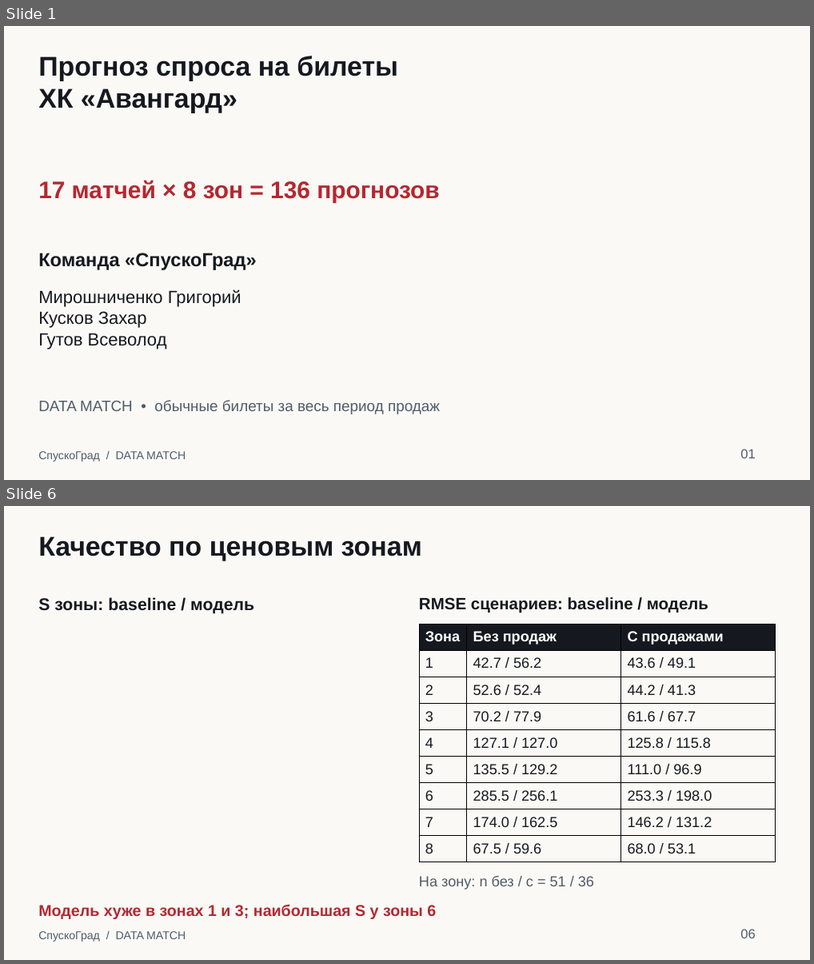
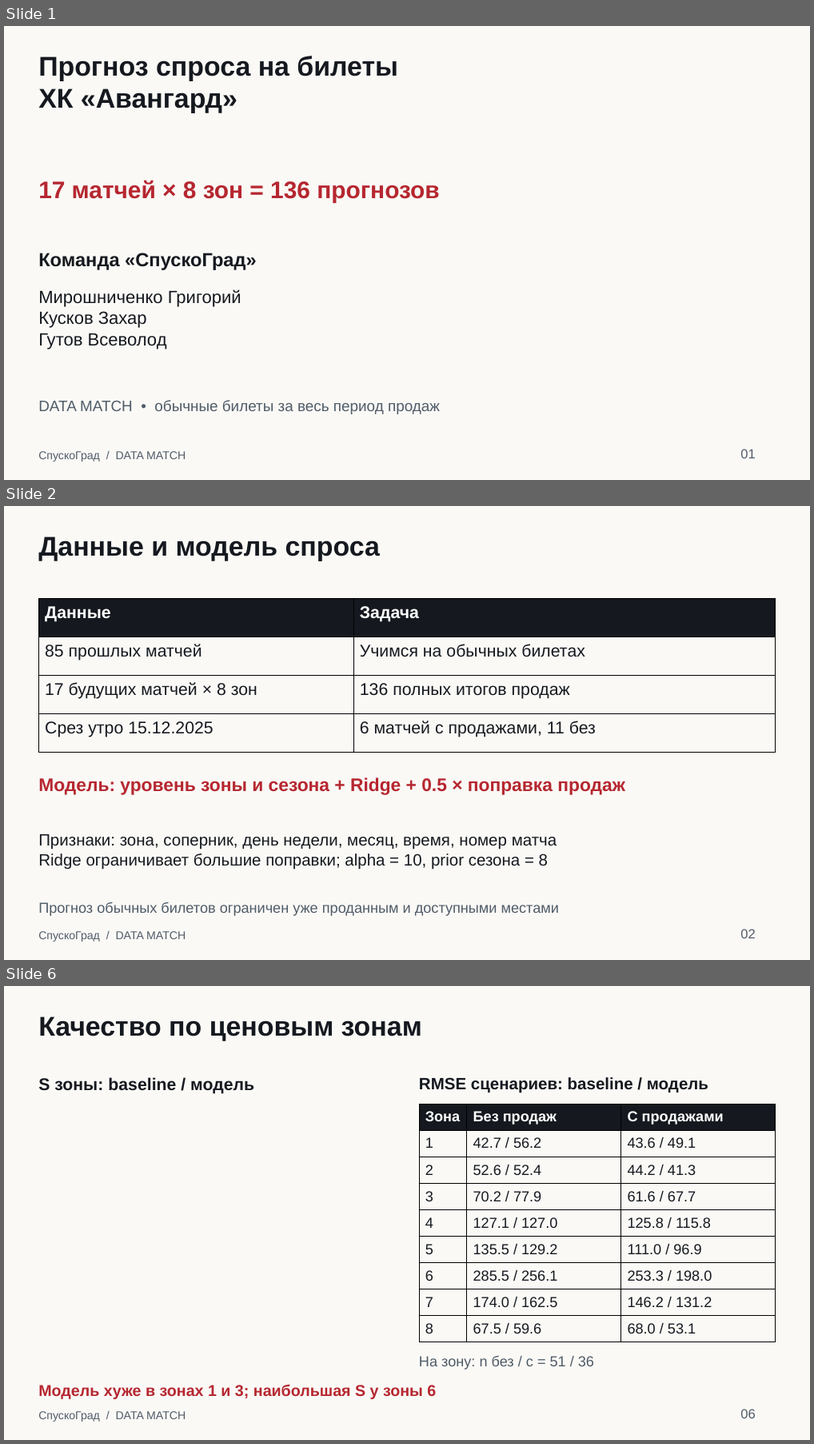
Before and after one commit to Mirr218/DATA-MATCH, a slide deck: outputs/submission/DATA_MATCH_SpuskoGrad.pptx. Shown one above the other, each under a label of ours: slides 1 and 6 before the commit, slides 1, 2 and 6 after it; the slides between them are not shown. The pictures are 814x964 and 814x1444 pixels, drawn with LibreOffice and Linux fonts; fonts in the diff are those of the drawing. Boxes give left, top, right and bottom in pixels: in the first picture for what was removed or moved away, otherwise in the second. Text is boxed around its words. In the diff, an @@ line names an element or a change of style, - is before the commit and + after.

```diff
--- a/outputs/submission/DATA_MATCH_SpuskoGrad.pptx
+++ b/outputs/submission/DATA_MATCH_SpuskoGrad.pptx
@@ slide 2 added at <box>4,506,810,960</box>, background #FAF9F6 @@
@@ text added at <box>38,536,380,561</box>, 32.2 pt, text #15191F, bold @@
+Данные и модель спроса
@@ table added at <box>38,598,776,752</box>, 4 rows, 2 columns @@
+Данные | Задача
+85 прошлых матчей | Учимся на обычных билетах
+17 будущих матчей × 8 зон | 136 полных итогов продаж
+Срез утро 15.12.2025 | 6 матчей с продажами, 11 без
@@ text added at <box>38,777,626,795</box>, 21.8 pt, text #B62730, bold @@
+Модель: уровень зоны и сезона + Ridge + 0.5 × поправка продаж
@@ text added at <box>38,834,557,868</box>, 19.5 pt, text #15191F @@
+Признаки: зона, соперник, день недели, месяц, время, номер матча
+Ridge ограничивает большие поправки; alpha = 10, prior сезона = 8
@@ text added at <box>38,902,559,916</box>, 17.2 pt, text #505C68 @@
+Прогноз обычных билетов ограничен уже проданным и доступными местами
@@ text added at <box>38,931,186,941</box>, 13.5 pt, text #505C68 @@
+СпускоГрад / DATA MATCH
@@ text added at <box>741,928,755,938</box>, 15.8 pt, text #505C68 @@
+02
```
Also in this commit, not shown: 1 slide changed, 3 other slides added, 4 slides removed, 9 other files.
